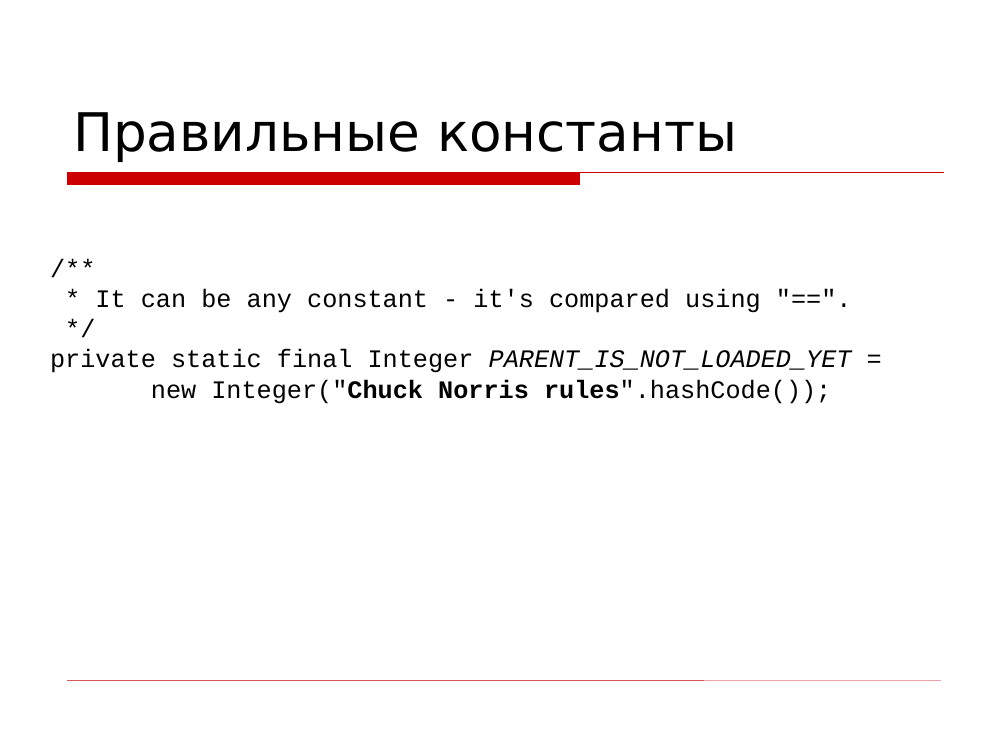
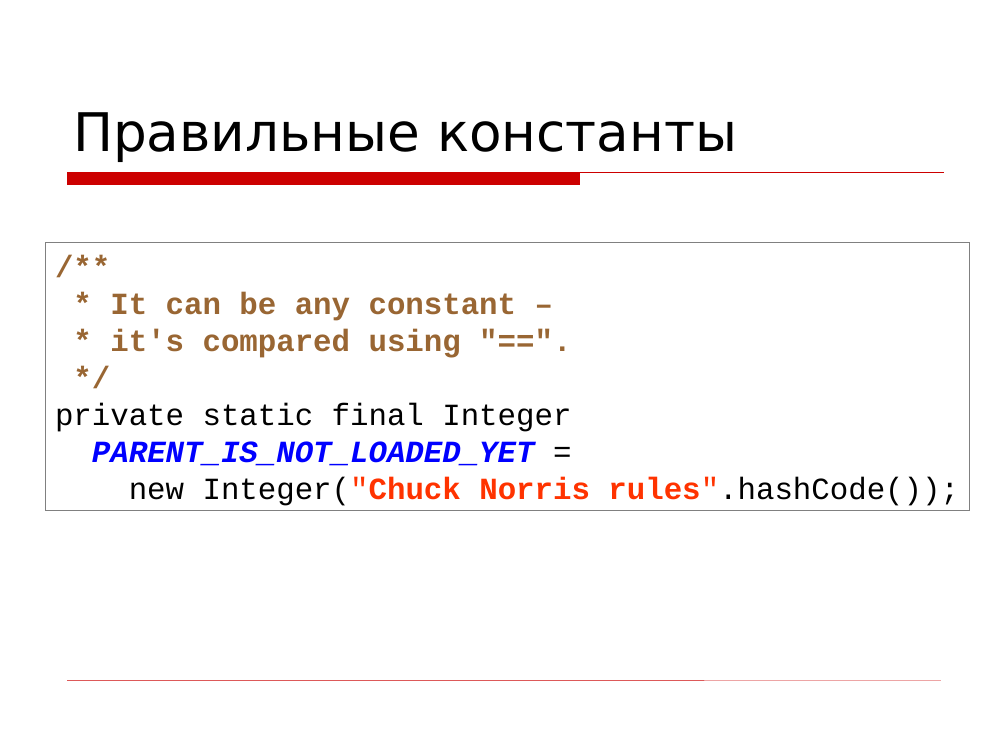
Before and after one commit to asolntsev/presentations, a slide deck: slide 32 of wtf-code/WTF_code.devclub.ru.ppt (slide 36 before the commit). Drawn at 1008x756 pixels with LibreOffice and Linux fonts; fonts in the diff are those of the drawing; background and template pictures are left out. Boxes give left, top, right and bottom in pixels: in the first picture for what was removed or moved away, otherwise in the second. Text is boxed around its words. In the diff, an @@ line names an element or a change of style, - is before the commit and + after.

```diff
--- a/wtf-code/WTF_code.devclub.ru.ppt
+++ b/wtf-code/WTF_code.devclub.ru.ppt
@@ rectangle "/**": place and size @@
-rectangle "/**" at <box>50,289,852,404</box>
+rectangle "/**" at <box>45,242,970,511</box>
@@ rectangle "/**" at <box>45,242,970,511</box>: fill none to #FFFFFF; outline none to #808080 0.74 pt @@
@@ text in rectangle at <box>110,292,517,358</box>: text changed; size 18 to 22 pt; text colour #000000 to #996633; bold on @@
-* It can be any constant - it's compared using "==".
+* It can be any constant –
+* it's compared using "==".
@@ text in rectangle at <box>55,403,571,466</box>: text changed; size 18 to 22 pt @@
-private static final Integer PARENT_IS_NOT_LOADED_YET =
+private static final Integer
+PARENT_IS_NOT_LOADED_YET =
@@ text in rectangle at <box>129,477,959,506</box>: size 18 to 22 pt in "/**", "*/", "new Integer("Chuck Norris rules".hashCode());"; text colour #000000 to #996633, bold on in "/**", "*/"; text colour #000000 to #FF3300 in "Integer("Chuck Norris rules".hashCode());" @@
```
Also in this commit, not shown: 20 other slides changed, 5 slides added, 11 slides removed.
